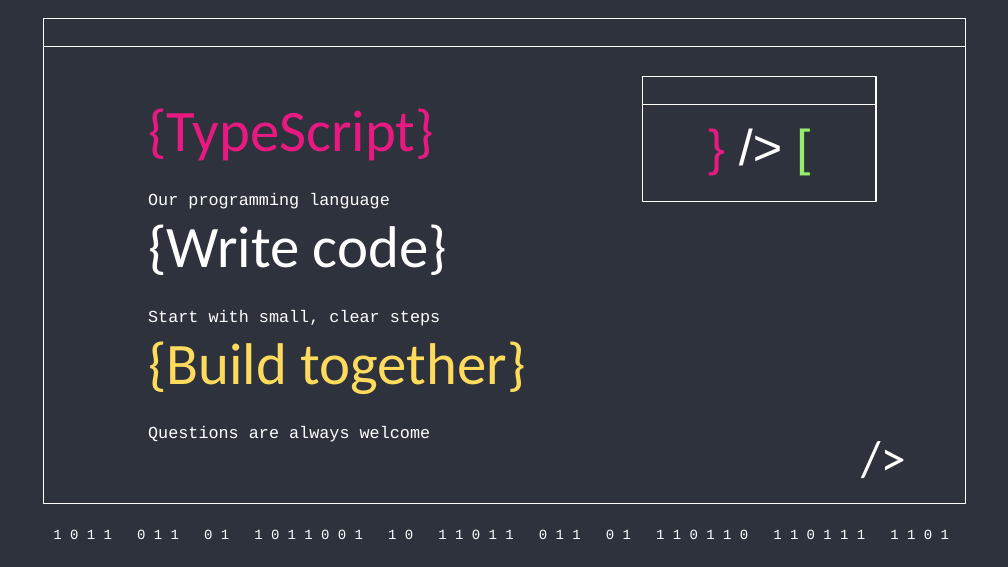
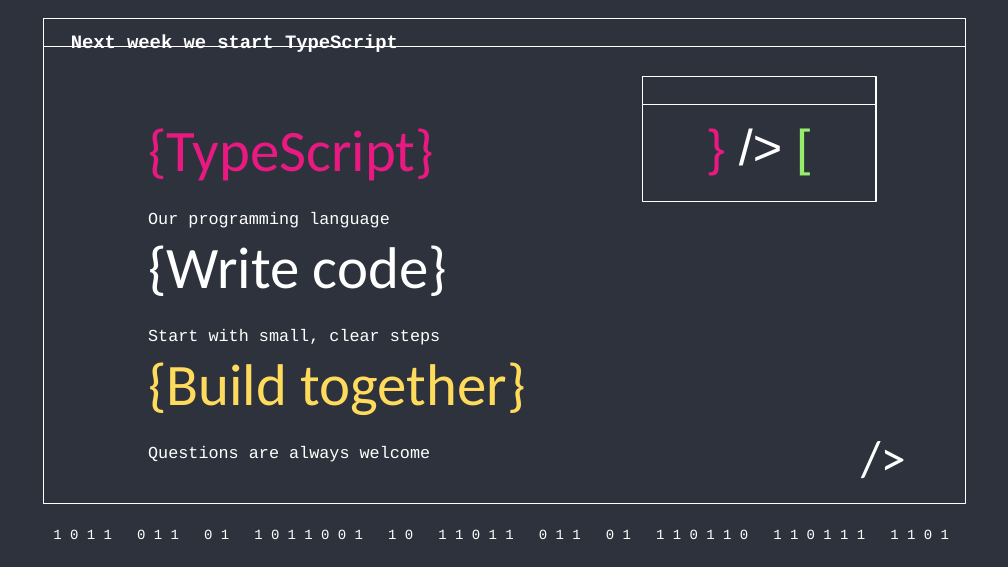
Before and after one commit to aghimir3/KidsComputerScience, a slide deck: slide 25 of 2026-07-11_Intro_to_Computer_Science_Programming/2026-07-11_Intro_to_Computer_Science_Programming.pptx. Drawn at 1008x567 pixels with LibreOffice and Linux fonts; fonts in the diff are those of the drawing. Boxes give left, top, right and bottom in pixels: in the first picture for what was removed or moved away, otherwise in the second. Text is boxed around its words. In the diff, an @@ line names an element or a change of style, - is before the commit and + after.

Commit message:
fix(2026-07-11): add headings to programming slides

```diff
--- a/2026-07-11_Intro_to_Computer_Science_Programming/2026-07-11_Intro_to_Computer_Science_Programming.pptx
+++ b/2026-07-11_Intro_to_Computer_Science_Programming/2026-07-11_Intro_to_Computer_Science_Programming.pptx
@@ text added at box(71, 34, 398, 52), 13.5 pt, text #FFFFFF, bold @@
+Next week we start TypeScript
@@ title "{TypeScript}": place and size @@
-title "{TypeScript}" at box(148, 108, 434, 161)
+title "{TypeScript}" at box(148, 128, 434, 181)
@@ title "{Write code}": place and size @@
-title "{Write code}" at box(148, 224, 447, 275)
+title "{Write code}" at box(148, 245, 447, 296)
@@ title "{Build together}": place and size @@
-title "{Build together}" at box(148, 341, 526, 394)
+title "{Build together}" at box(148, 362, 526, 415)
@@ 3 subtitles: place and size @@
-3 subtitles at box(148, 193, 440, 442)
+3 subtitles at box(148, 212, 440, 462)
```
Also in this commit, not shown: 15 other slides changed, 1 other file.
